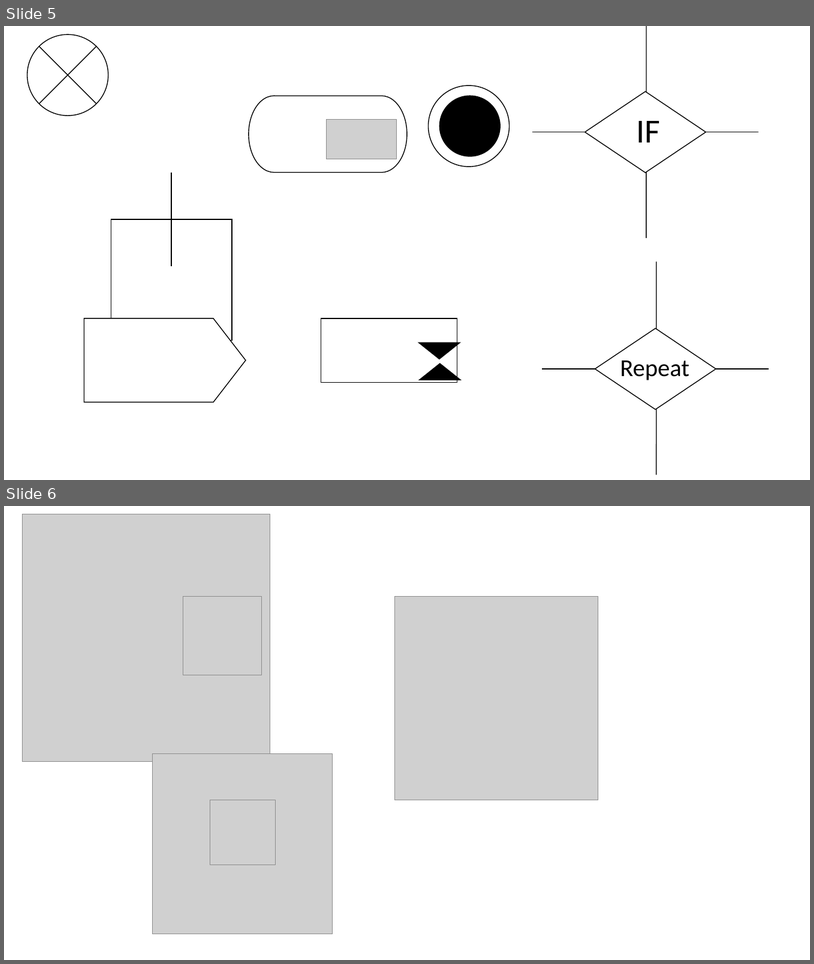
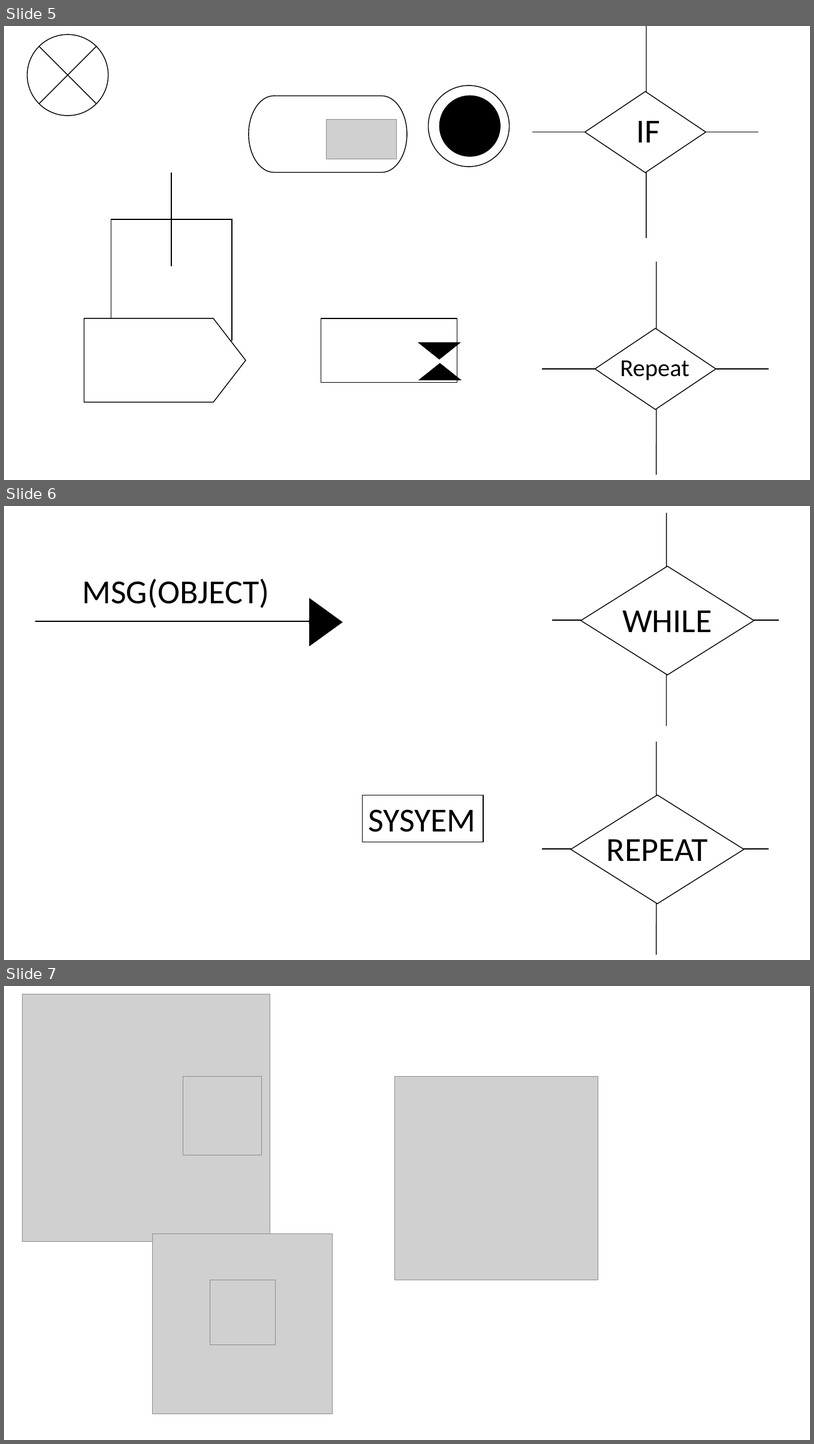
Before and after one commit to moeidriss/umlgui, a slide deck: doc/Presentation.pptx. Shown one above the other, each under a label of ours: slides 5 and 6 before the commit, slides 5, 6 and 7 after it. The pictures are 814x964 and 814x1444 pixels, drawn with LibreOffice and Linux fonts; fonts in the diff are those of the drawing; grey boxes stand for pictures. Boxes give left, top, right and bottom in pixels: in the first picture for what was removed or moved away, otherwise in the second. Text is boxed around its words. In the diff, an @@ line names an element or a change of style, - is before the commit and + after.

```diff
--- a/doc/Presentation.pptx
+++ b/doc/Presentation.pptx
@@ slide 6 added at [4,506,810,960], background #FFFFFF @@
@@ line added from (667, 513) to (667, 726), #000000 1 pt @@
@@ diamond added at [581,566,755,675], fill #FFFFFF, outline #000000 1 pt @@
@@ text added at [82,579,269,608], 40 pt, text #000000 @@
+MSG(OBJECT)
@@ triangle added at [310,599,342,645], fill #000000, outline #000000 1 pt @@
@@ text added at [623,610,713,632], 40 pt, text #000000 @@
+WHILE
@@ arrow added from (35, 622) to (314, 622), #000000 1.5 pt @@
@@ line added from (780, 621) to (552, 621), #000000 1 pt @@
@@ line added from (657, 741) to (657, 955), #000000 1 pt @@
@@ rectangle added at [363,795,484,841], fill #FFFFFF, outline #000000 1 pt, 40 pt, text #000000 @@
+SYSYEM
@@ diamond added at [572,795,745,903], fill #FFFFFF, outline #000000 1 pt @@
@@ text added at [607,839,708,861], 40 pt, text #000000 @@
+REPEAT
@@ line added from (769, 849) to (542, 849), #000000 1 pt @@
@@ what was slide 6 is now slide 7 @@
```
Also in this commit, not shown: 46 other files.
